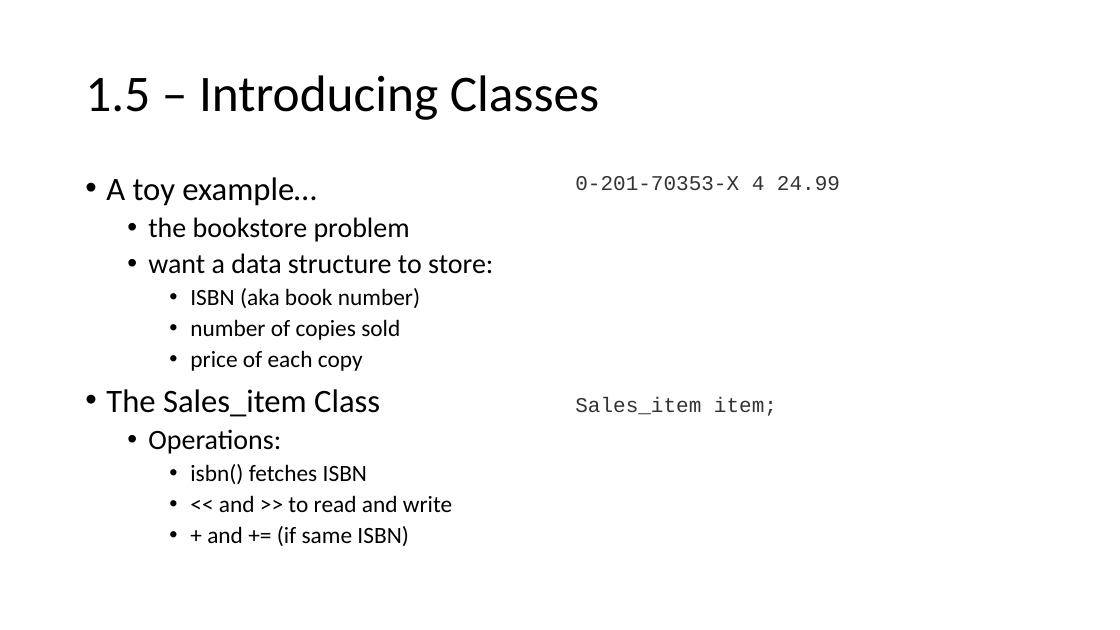
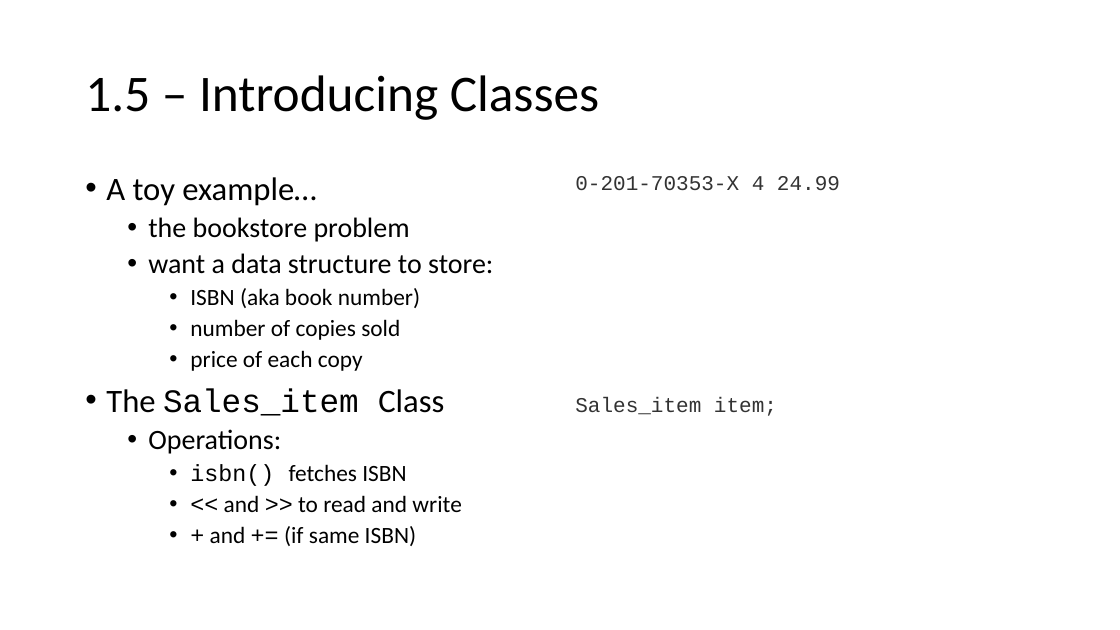
Before and after one commit to pdholmes/CppPrimerPrimer, a slide deck: slide 14 of chapter_01/lecture_01.pptx. Drawn at 1120x630 pixels with LibreOffice and Linux fonts; fonts in the diff are those of the drawing. Boxes give left, top, right and bottom in pixels: in the first picture for what was removed or moved away, otherwise in the second. Text is boxed around its words. In the diff, an @@ line names an element or a change of style, - is before the commit and + after.

```diff
--- a/chapter_01/lecture_01.pptx
+++ b/chapter_01/lecture_01.pptx
@@ text at (106,388,461,546): font Calibri to Courier New in "Sales_item", "isbn()", "<< >>", "+ +=" @@
```
Also in this commit, not shown: 6 other slides changed, 1 other file.
